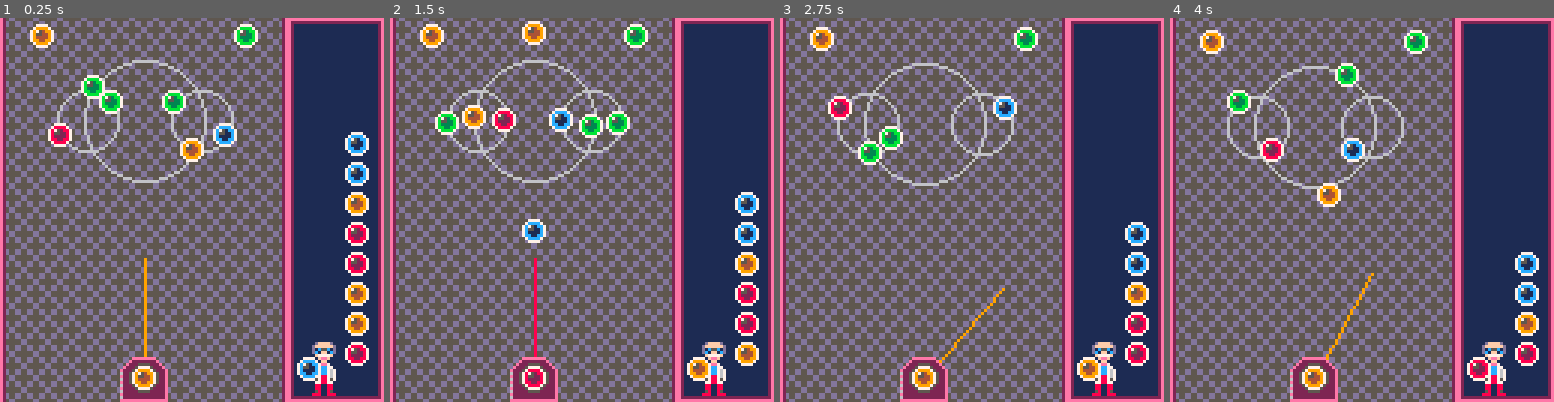
Above: before the commit, frames 1-4 (left to right).
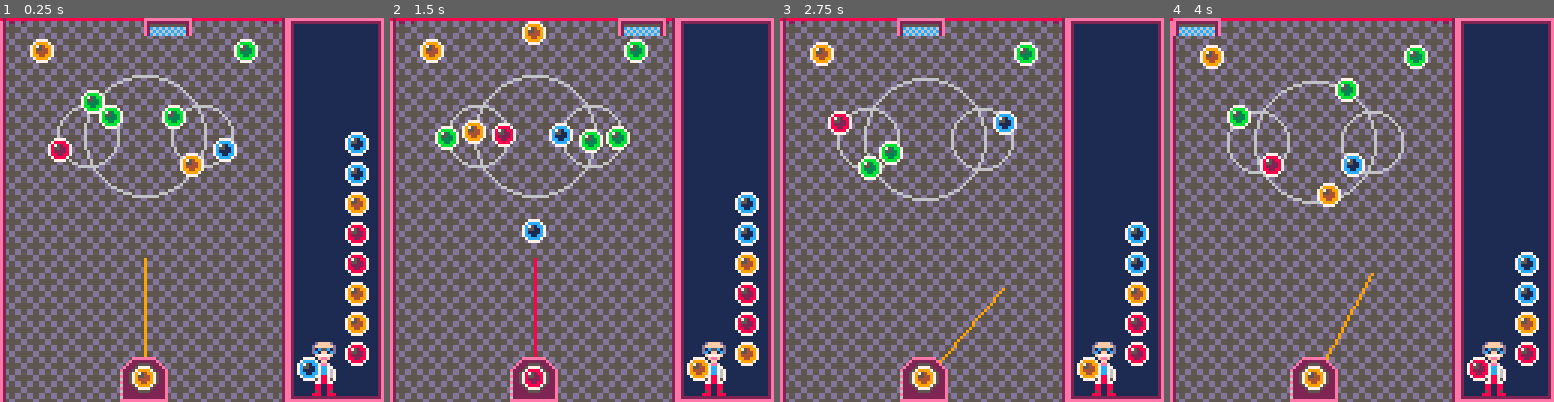
Above: after the commit, the same moments.

Repository: adamwoolridge/pico8
Game: PICO-8 cartridge bonbonshoot.p8
Two runs of this game, one before a commit and one after it. Both use one fixed random seed, a clock stepped at 60 frames per second and the inputs below.
Inputs:
- Up to frame 1 (0.25 s): no input
- Up to frame 2 (1.5 s): tap X (X key) at 0.33, 1.07 s; tap O (Z key) at 0.7 s
- Up to frame 3 (2.75 s): hold Right 1.6-2.1 s; tap O (Z key) at 1.7, 2.1, 2.5 s; tap X (X key) at 1.85 s; hold Right from 2.47 s (still down)
- Up to frame 4 (4 s): tap O (Z key) at 2.9, 3.3, 3.7 s; tap X (X key) at 2.97 s; release Right at 3.03 s; hold Left 3.08-3.58 s

The runs differ from the first frame. In frame 1, 6.6% of the frame differs, in the area x 0-74%, y 0-47%; in frame 2, 6.5%; in frame 3, 5.9%; in frame 4, 5.8%.

Commit message:
[Bonbon] Nets

Diff:
--- a/bonbonshoot.p8
+++ b/bonbonshoot.p8
@@ -34,6 +34,12 @@
 currentball = {}
 
 enemies = {}
+
+net = {}
+net.x = 40
+net.y = 0
+net.speed = 1
+net.direction = 1
 
 function makeenemy(x,y, vx, vy, r)
 	local e = {}
@@ -94,12 +100,12 @@
 function _init()
 	reload_ballq()
 	next_ball()
-	makeenemy(25, 30, 0, 0.02, 10)
-	makeenemy(63, 30, 0, 0.02, 10).rotdir = -1
-	makeenemy(44, 30, 0, 0.02, 20).rotdir = -1
-
-	makeenemy(10, 2, 0, 0.02, 0)
-	makeenemy(78, 2, 0, 0.02, 0)
+	makeenemy(25, 35, 0, 0.02, 10)
+	makeenemy(63, 35, 0, 0.02, 10).rotdir = -1
+	makeenemy(44, 35, 0, 0.02, 20).rotdir = -1
+
+	makeenemy(10, 7, 0, 0.02, 0)
+	makeenemy(78, 7, 0, 0.02, 0)
 end
 
 function _update()
@@ -128,6 +134,17 @@
 
 	updateenemies();
 	updateballcol()
+	updatenet()
+end
+
+function updatenet()
+	net.x += net.direction * net.speed
+
+	if (net.x+8 > playarea.maxx) then
+		net.direction = -1
+	elseif (net.x < playarea.minx) then
+		net.direction = 1
+	end
 end
 
 function updateballcol()
@@ -206,7 +223,8 @@
 	spr(23, 5*8, 15*8)
 	spr(24, 6*8, 15*8)
 
-
+	spr(61, net.x, net.y)
+	spr(63, net.x+8, net.y)
 end
 
 function reload_ballq()
@@ -463,7 +481,7 @@
 0000000000000000000000000000000000000000000000000000000000000000000000000000000000000000000000000000000000000000000000000000000000000000000000000000000000000000000000000000000000000000000000000000000000000000000000000000000000000000000000000000000000000000
 0000000000000000000000000000000000000000000000000000000000000000000000000000000000000000000000000000000000000000000000000000000000000000000000000000000000000000000000000000000000000000000000000000000000000000000000000000000000000000000000000000000000000000
 __map__
-1b1c1c1c1c1c1c1c1c1c1c1d4041414200000000000000000000000000000000000000000000000000000000000000000000000000000000000000000000000000000000000000000000000000000000000000000000000000000000000000000000000000000000000000000000000000000000000000000000000000000000
+3536363636363636363636384041414200000000000000000000000000000000000000000000000000000000000000000000000000000000000000000000000000000000000000000000000000000000000000000000000000000000000000000000000000000000000000000000000000000000000000000000000000000000
 1b1c1c1c1c1c1c1c1c1c1c1d5051515200000000000000000000000000000000000000000000000000000000000000000000000000000000000000000000000000000000000000000000000000000000000000000000000000000000000000000000000000000000000000000000000000000000000000000000000000000000
 1b1c1c1c1c1c1c1c1c1c1c1d5051515200000000000000000000000000000000000000000000000000000000000000000000000000000000000000000000000000000000000000000000000000000000000000000000000000000000000000000000000000000000000000000000000000000000000000000000000000000000
 1b1c1c1c1c1c1c1c1c1c1c1d5051515200000000000000000000000000000000000000000000000000000000000000000000000000000000000000000000000000000000000000000000000000000000000000000000000000000000000000000000000000000000000000000000000000000000000000000000000000000000
Not shown, changed: 32 lines of the sprite sheet (__gfx__) section of bonbonshoot.p8
